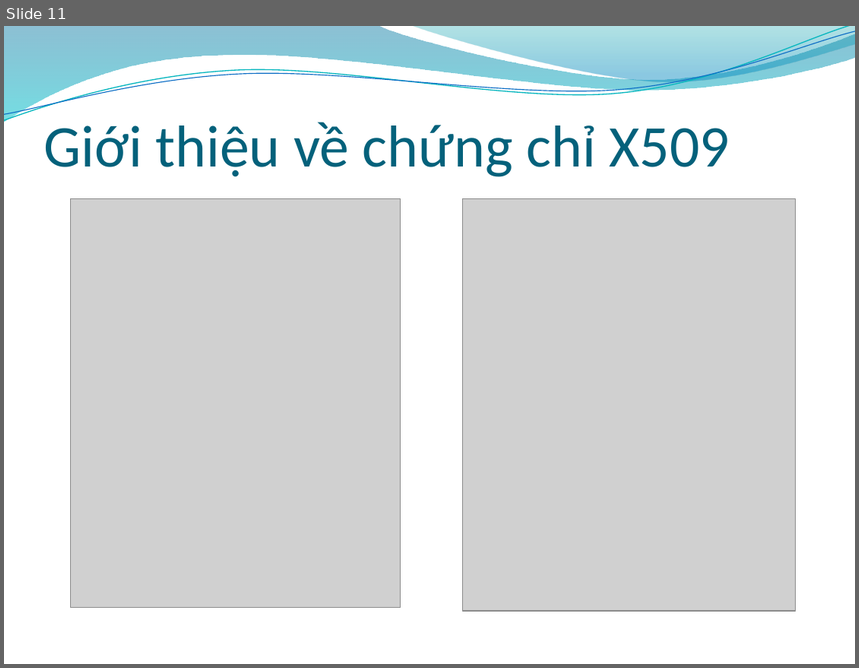
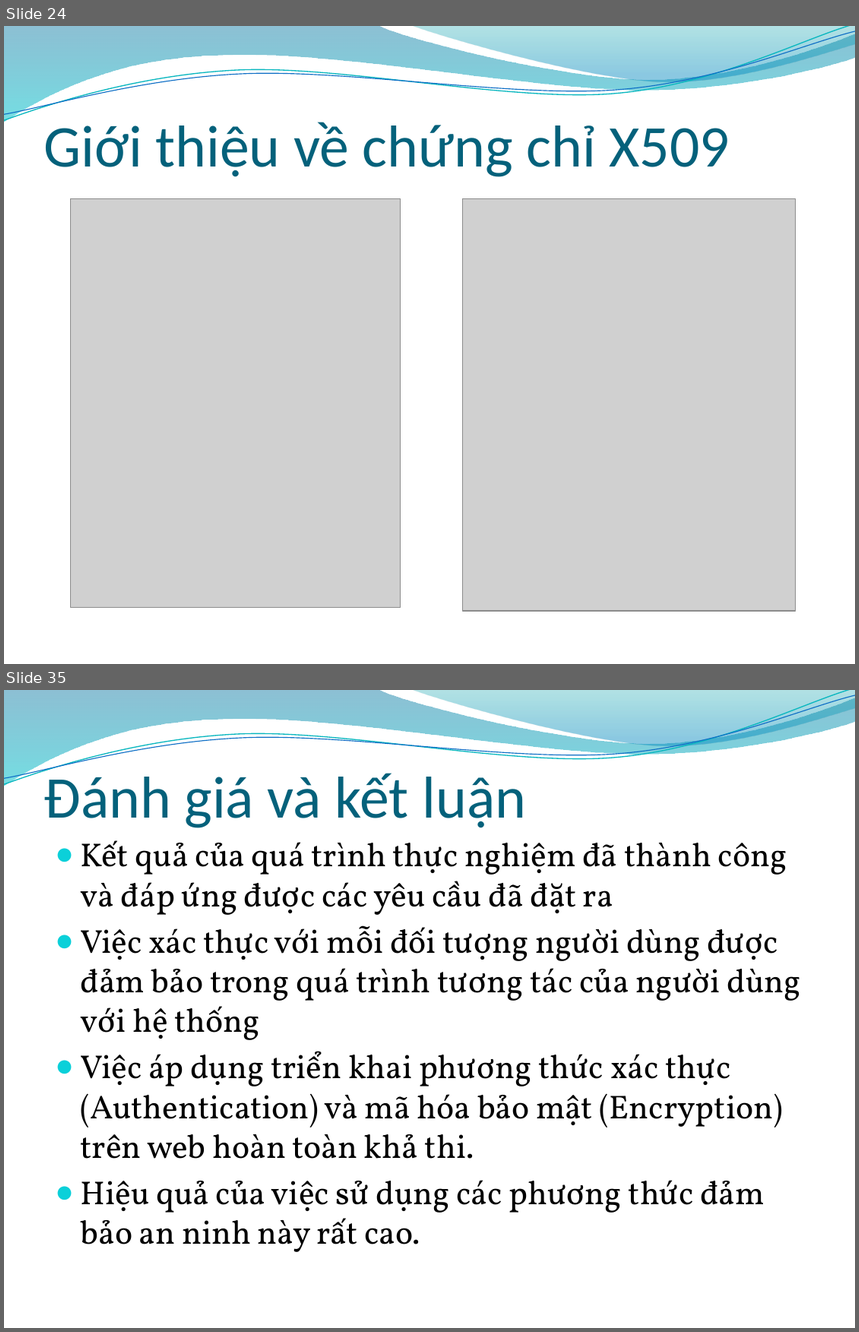
Before and after one commit to fast-link/bk-20102-assignment, a slide deck: An ninh mang/Bảo mật trong Web Service_Slide.pptx. Shown one above the other, each under a label of ours: slide 11 before the commit, slides 24 and 35 after it; the slides between them are not shown. The pictures are 859x668 and 859x1332 pixels, drawn with LibreOffice and Linux fonts; fonts in the diff are those of the drawing; grey boxes stand for pictures; background and template pictures are left out. Boxes give left, top, right and bottom in pixels: in the first picture for what was removed or moved away, otherwise in the second. Text is boxed around its words. In the diff, an @@ line names an element or a change of style, - is before the commit and + after.

```diff
--- a/An ninh mang/Bảo mật trong Web Service_Slide.pptx
+++ b/An ninh mang/Bảo mật trong Web Service_Slide.pptx
@@ slide 35 added at <box>4,690,855,1328</box>, background picture (left out); not listed: 4 template elements that a slide beside it also shows @@
@@ title added at <box>44,768,526,828</box>, 50 pt, text #04617B @@
+Đánh giá và kết luận
@@ text added at <box>81,840,801,1252</box>, 28 pt, text #000000 @@
+● Kết quả của quá trình thực nghiệm đã thành công và đáp ứng được các yêu cầu đã đặt ra
+● Việc xác thực với mỗi đối tượng người dùng được đảm bảo trong quá trình tương tác của người dùng với hệ thống
+● Việc áp dụng triển khai phương thức xác thực (Authentication) và mã hóa bảo mật (Encryption) trên web hoàn toàn khả thi.
+● Hiệu quả của việc sử dụng các phương thức đảm bảo an ninh này rất cao.
@@ what was slide 11 is now slide 24 @@
```
Also in this commit, not shown: 1 slide changed, 24 other slides added, 1 other file.
